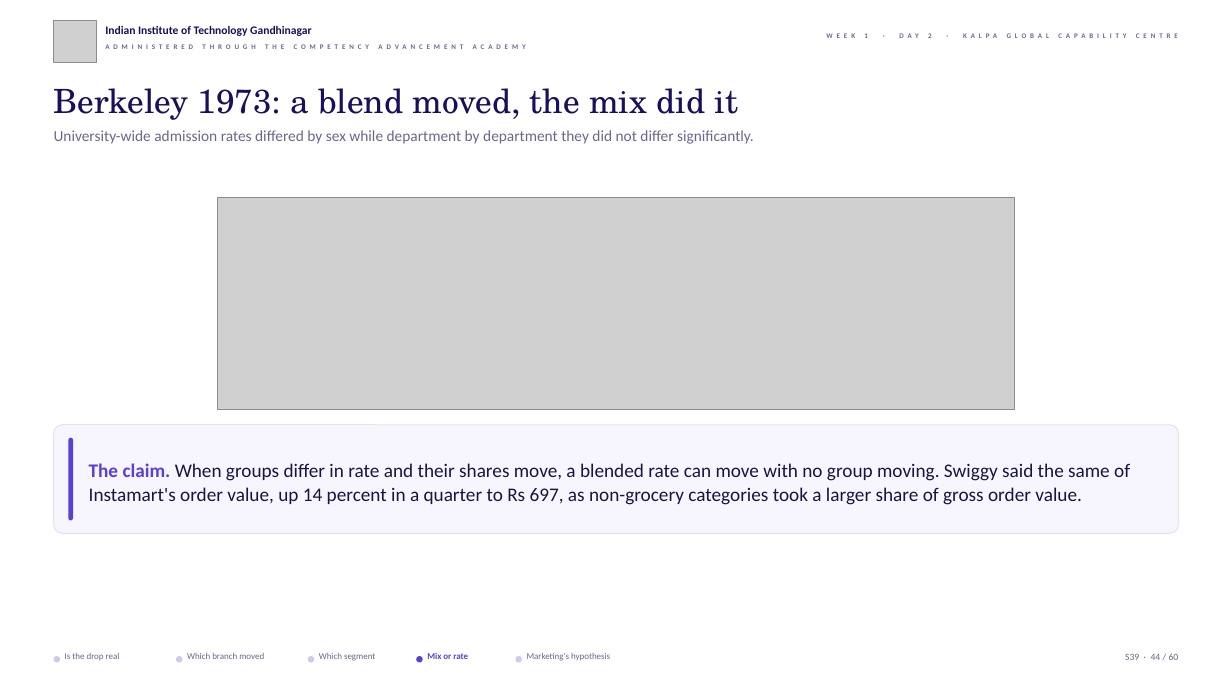
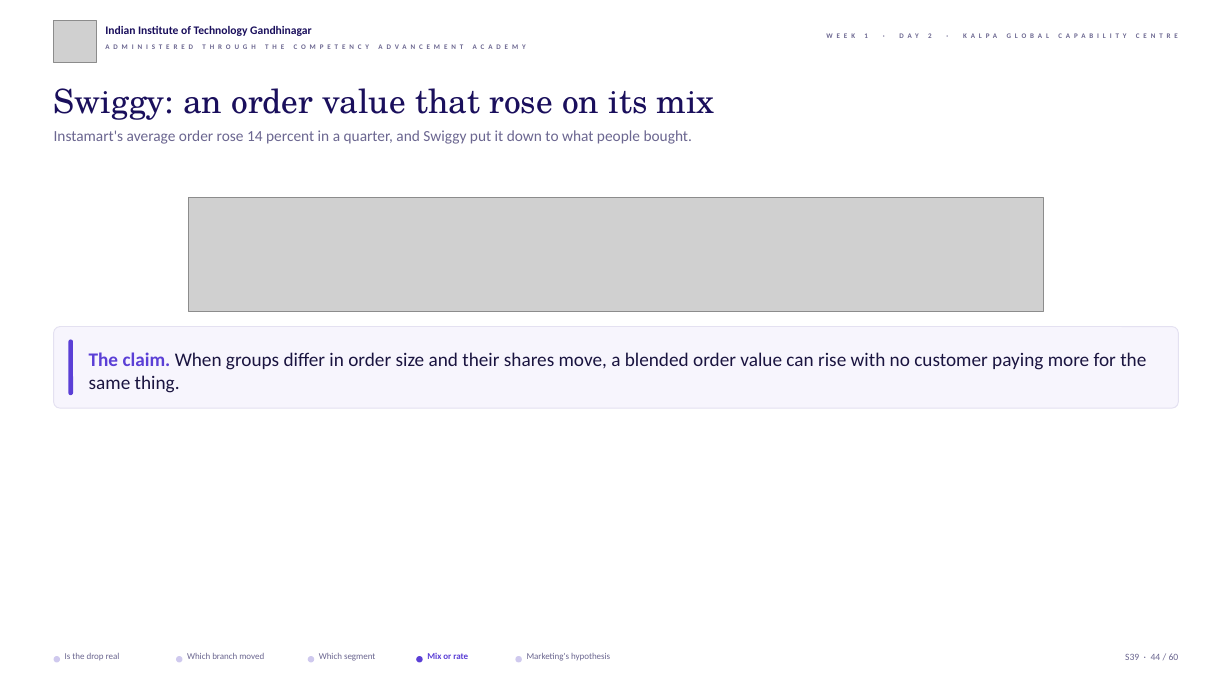
Before and after one commit to fde-academy-lab/c2-content-factory, a slide deck: slide 44 of content/W01/D2/slides/C2_W01_D02_half1_STUDENT.pptx. Drawn at 1232x693 pixels with LibreOffice and Linux fonts; fonts in the diff are those of the drawing; grey boxes stand for pictures; background and template pictures are left out. Boxes give left, top, right and bottom in pixels: in the first picture for what was removed or moved away, otherwise in the second. Text is boxed around its words. In the diff, an @@ line names an element or a change of style, - is before the commit and + after.

```diff
--- a/content/W01/D2/slides/C2_W01_D02_half1_STUDENT.pptx
+++ b/content/W01/D2/slides/C2_W01_D02_half1_STUDENT.pptx
@@ text at box(54, 88, 715, 120): text changed @@
-Berkeley 1973: a blend moved, the mix did it
+Swiggy: an order value that rose on its mix
@@ text at box(54, 130, 692, 144): text changed @@
-University-wide admission rates differed by sex while department by department they did not differ significantly.
+Instamart's average order rose 14 percent in a quarter, and Swiggy put it down to what people bought.
@@ picture: place and size @@
-picture at box(217, 198, 1014, 410)
+picture at box(189, 198, 1043, 311)
@@ rounded rectangle: place and size @@
-rounded rectangle at box(54, 425, 1178, 534)
+rounded rectangle at box(54, 326, 1178, 408)
@@ rounded rectangle: place and size @@
-rounded rectangle at box(68, 438, 73, 521)
+rounded rectangle at box(68, 339, 73, 395)
@@ text at box(89, 352, 1146, 393): text changed @@
-The claim. When groups differ in rate and their shares move, a blended rate can move with no group moving. Swiggy said the same of Instamart's order value, up 14 percent in a quarter to Rs 697, as non-grocery categories took a larger share of gross order value.
+The claim. When groups differ in order size and their shares move, a blended order value can rise with no customer paying more for the same thing.
```
Also in this commit, not shown: 31 other slides changed, 13 other files.
